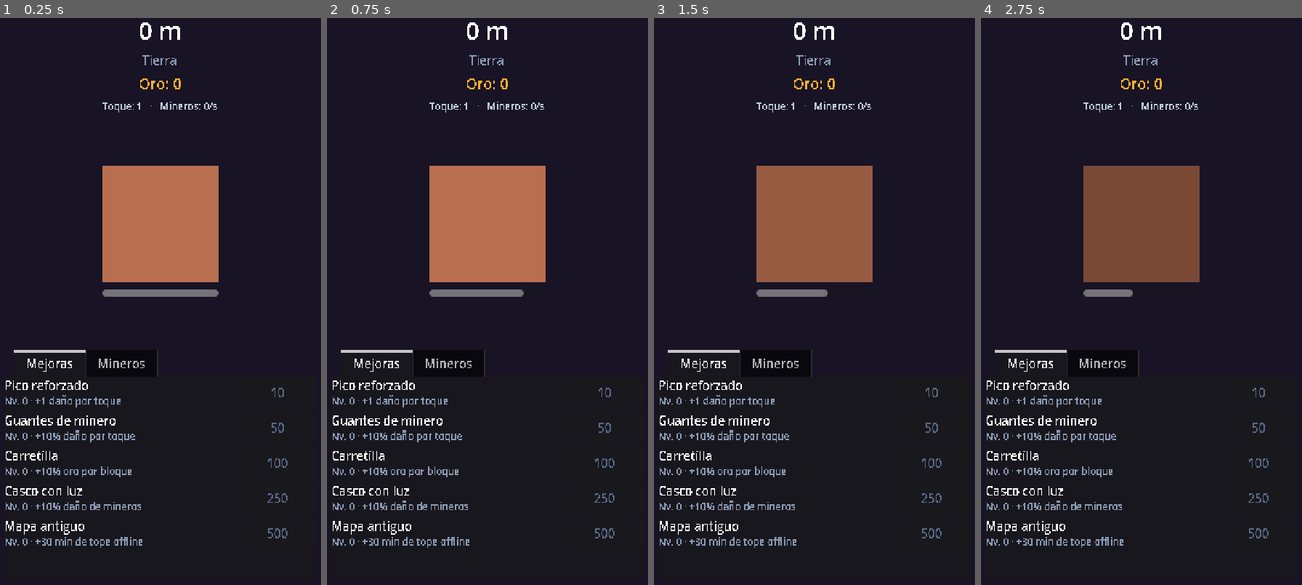
Above: before the commit, frames 1-4 (left to right).
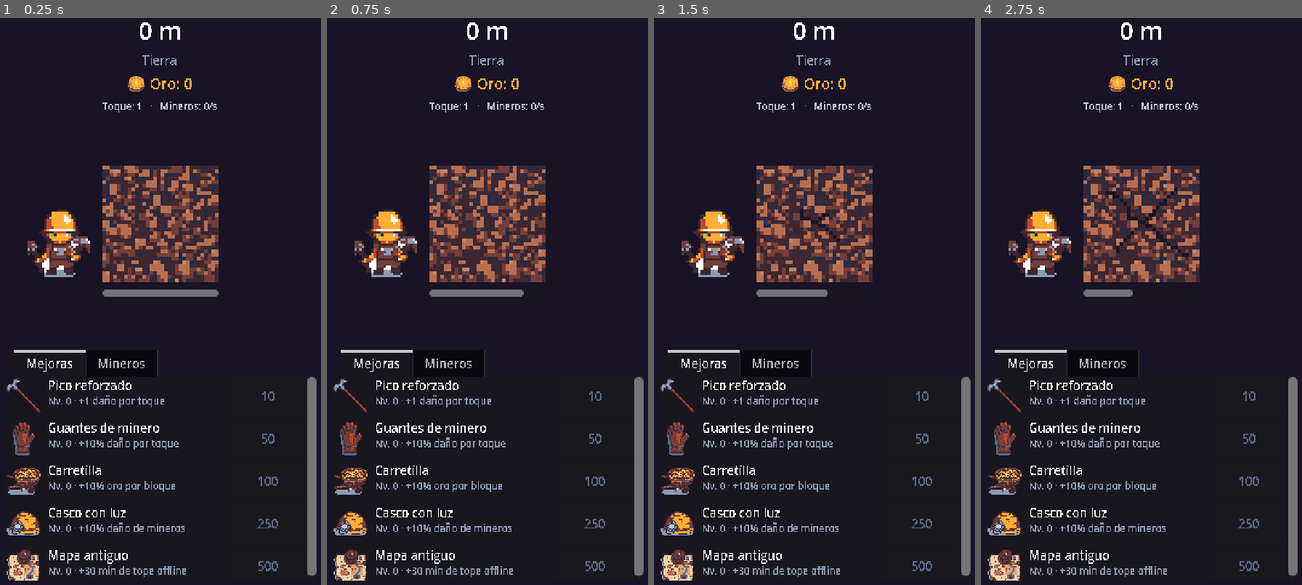
Above: after the commit, the same moments.

Repository: cyanpie/Profundidades
Game: Godot game, scene res://scenes/main.tscn
Same seed, same stepped clock (60 frames per second), same inputs: the game is played once before the commit and once after it.
Inputs (mouse positions are in pixels of both pictures, inside the frame that each line leads up to):
- Up to frame 1 (0.25 s): no input
- Up to frame 2 (0.75 s): click (487, 233) at 0.5 s
- Up to frame 3 (1.5 s): click (814, 233) at 1.25 s
- Up to frame 4 (2.75 s): click (1141, 233) at 2 s

The runs differ from the first frame. In frame 1, 13% of the frame differs, in the area x 1-99%, y 10-100%; in frame 2, 13%; in frame 3, 15%; in frame 4, 13%.

Commit message:
Integra los sprites en la pantalla principal y prueba que no falte ninguno
Co-Authored-By: Claude Opus 5.5 <noreply@anthropic.com>
Claude-Session: https://claude.ai/code/session_01P1cbReBVYHp7v2XSyyZ8Vc

Diff:
--- a/scripts/main.gd
+++ b/scripts/main.gd
@@ -1,10 +1,14 @@
 extends Control
-## Pantalla principal (GDD §9.1-9.3, §9.7). La UI se arma por código mientras el arte y
-## el diseño de interfaz son placeholders; se migrará a escenas cuando llegue el arte final.
+## Pantalla principal (GDD §9.1-9.3, §9.7). La UI se arma por código; los sprites salen de
+## assets/sprites (generados con tools/sprites). Si falta un sprite se usa un color de respaldo.
 
 const BLOCK_SIZE := 32
 const BLOCK_SCALE := 3
-## Oscurecimiento del bloque en sus 3 etapas de grieta (GDD §10: 3 etapas por bloque).
+const CHARACTER_SCALE := 2
+const SPRITES := "res://assets/sprites/"
+## Variantes de bloque por bioma (assets/sprites/blocks/<bioma>_<variante>.png).
+const BLOCK_VARIANTS: Array[String] = ["a", "b", "c"]
+## Oscurecimiento del color de respaldo en las 3 etapas de grieta (GDD §10).
 const CRACK_DARKEN: Array[float] = [0.0, 0.18, 0.34, 0.5]
 const MAX_FLOATING_LABELS := 12
 
@@ -12,7 +16,12 @@
 var _biome_label: Label
 var _gold_label: Label
 var _stats_label: Label
-var _block: ColorRect
+var _block: Control
+var _block_fallback: ColorRect
+var _block_texture: TextureRect
+var _crack: TextureRect
+var _crack_textures: Array[Texture2D] = []
+var _excavator: TextureRect
 var _block_holder: Control
 var _hp_bar: ProgressBar
 var _float_layer: Control
@@ -66,8 +75,12 @@
 	_depth_label.horizontal_alignment = HORIZONTAL_ALIGNMENT_CENTER
 	_biome_label = _label(root, 10, Color("#8b9bb4"))
 	_biome_label.horizontal_alignment = HORIZONTAL_ALIGNMENT_CENTER
-	_gold_label = _label(root, 12, Color("#feae34"))
-	_gold_label.horizontal_alignment = HORIZONTAL_ALIGNMENT_CENTER
+	var gold_row := HBoxContainer.new()
+	gold_row.alignment = BoxContainer.ALIGNMENT_CENTER
+	gold_row.add_theme_constant_override("separation", 3)
+	root.add_child(gold_row)
+	gold_row.add_child(_sprite("currency/oro.png", 1))
+	_gold_label = _label(gold_row, 12, Color("#feae34"))
 	_stats_label = _label(root, 8, Color("#c0cbdc"))
 	_stats_label.horizontal_alignment = HORIZONTAL_ALIGNMENT_CENTER
 
@@ -97,11 +110,28 @@
 	_block_holder.mouse_filter = Control.MOUSE_FILTER_IGNORE
 	column.add_child(_block_holder)
 
-	_block = ColorRect.new()
+	# El bloque es un contenedor: color de respaldo + sprite del bioma + capa de grietas.
+	_block = Control.new()
 	_block.size = Vector2(side, side)
 	_block.pivot_offset = Vector2(side, side) / 2.0
 	_block.mouse_filter = Control.MOUSE_FILTER_IGNORE
 	_block_holder.add_child(_block)
+	_block_fallback = ColorRect.new()
+	_block_fallback.size = Vector2(side, side)
+	_block_fallback.mouse_filter = Control.MOUSE_FILTER_IGNORE
+	_block.add_child(_block_fallback)
+	_block_texture = _sprite("", BLOCK_SCALE)
+	_block.add_child(_block_texture)
+	_crack = _sprite("", BLOCK_SCALE)
+	_block.add_child(_crack)
+	for i in range(1, 4):
+		_crack_textures.append(_load_texture("cracks/grieta_%d.png" % i))
+
+	# El excavador a la izquierda del bloque; da un saltito con cada toque.
+	_excavator = _sprite("characters/excavador.png", CHARACTER_SCALE)
+	_excavator.position = Vector2(-BLOCK_SIZE * CHARACTER_SCALE - 4, side - BLOCK_SIZE * CHARACTER_SCALE)
+	_excavator.pivot_offset = Vector2(BLOCK_SIZE, BLOCK_SIZE * 2) * CHARACTER_SCALE / 2.0
+	_block_holder.add_child(_excavator)
 
 	_hp_bar = ProgressBar.new()
 	_hp_bar.custom_minimum_size = Vector2(side, 6)
@@ -129,13 +159,13 @@
 	var upgrades_list := _scroll_list(tabs, tr("UI_TAB_UPGRADES"))
 	for def: Dictionary in GameState.upgrade_defs():
 		var id: String = def["id"]
-		_upgrade_rows[id] = _shop_row(upgrades_list, "UPG_" + id.to_upper(),
+		_upgrade_rows[id] = _shop_row(upgrades_list, "UPG_" + id.to_upper(), "upgrades/%s.png" % id,
 				func() -> void: GameState.buy_upgrade(id))
 
 	var miners_list := _scroll_list(tabs, tr("UI_TAB_MINERS"))
 	for def: Dictionary in GameState.miner_defs():
 		var id: String = def["id"]
-		_miner_rows[id] = _shop_row(miners_list, "MINER_" + id.to_upper(),
+		_miner_rows[id] = _shop_row(miners_list, "MINER_" + id.to_upper(), "characters/%s.png" % id,
 				func() -> void: GameState.buy_miner(id))
 
 
@@ -151,10 +181,12 @@
 	return list
 
 
-## Fila de la tienda: nombre + descripción/nivel a la izquierda, botón de compra con el costo.
-func _shop_row(parent: Control, key: String, on_buy: Callable) -> Dictionary:
+## Fila de la tienda: ícono, nombre + descripción/nivel y botón de compra con el costo.
+func _shop_row(parent: Control, key: String, icon_path: String, on_buy: Callable) -> Dictionary:
 	var row := HBoxContainer.new()
+	row.add_theme_constant_override("separation", 4)
 	parent.add_child(row)
+	row.add_child(_sprite(icon_path, 1))
 	var info := VBoxContainer.new()
 	info.size_flags_horizontal = Control.SIZE_EXPAND_FILL
 	info.add_theme_constant_override("separation", 0)
@@ -179,6 +211,30 @@
 	return l
 
 
+## TextureRect de un sprite a escala entera (nearest). Si el archivo no existe queda vacío.
+func _sprite(path: String, scale_factor: int) -> TextureRect:
+	var r := TextureRect.new()
+	r.texture = _load_texture(path) if not path.is_empty() else null
+	r.stretch_mode = TextureRect.STRETCH_SCALE
+	r.expand_mode = TextureRect.EXPAND_IGNORE_SIZE
+	var base := r.texture.get_size() if r.texture else Vector2(BLOCK_SIZE, BLOCK_SIZE)
+	r.custom_minimum_size = base * scale_factor
+	r.size = base * scale_factor
+	r.mouse_filter = Control.MOUSE_FILTER_IGNORE
+	return r
+
+
+func _load_texture(path: String) -> Texture2D:
+	var full := SPRITES + path
+	return load(full) if ResourceLoader.exists(full) else null
+
+
+func _block_texture_for(depth: int, biome_id: String) -> Texture2D:
+	# Variante pseudoaleatoria pero fija por metro: el mismo metro siempre se ve igual.
+	var index := posmod((depth * 1103515245 + 12345) >> 16, BLOCK_VARIANTS.size())
+	return _load_texture("blocks/%s_%s.png" % [biome_id, BLOCK_VARIANTS[index]])
+
+
 func _make_theme() -> Theme:
 	var t := Theme.new()
 	t.default_font_size = 10
@@ -196,12 +252,16 @@
 	var tween := create_tween()
 	_block.scale = Vector2(0.92, 0.92)
 	tween.tween_property(_block, "scale", Vector2.ONE, 0.08)
+	var hop := create_tween()
+	_excavator.scale = Vector2(1.1, 0.9)
+	hop.tween_property(_excavator, "scale", Vector2.ONE, 0.1)
 
 
 func _on_depth_changed() -> void:
 	_depth_label.text = tr("UI_DEPTH") % GameState.depth
 	var biome := GameState.biome()
 	_biome_label.text = tr(biome["name_key"])
+	_block_texture.texture = _block_texture_for(GameState.depth, biome["id"])
 	_on_block_changed()
 
 
@@ -215,7 +275,9 @@
 	_hp_bar.value = fraction
 	var stage := clampi(int((1.0 - fraction) * CRACK_DARKEN.size()), 0, CRACK_DARKEN.size() - 1)
 	var biome := GameState.biome()
-	_block.color = Color(biome["color"]).darkened(CRACK_DARKEN[stage])
+	_block_fallback.color = Color(biome["color"]).darkened(CRACK_DARKEN[stage])
+	_block_fallback.visible = _block_texture.texture == null
+	_crack.texture = _crack_textures[stage - 1] if stage > 0 else null
 
 
 func _on_block_broken(gold_gain: BigNum, _count: int) -> void:
--- a/tests/test_runner.gd
+++ b/tests/test_runner.gd
@@ -28,6 +28,7 @@
 	_test_game_state_flow()
 	_test_offline()
 	_test_save_roundtrip()
+	_test_sprites_present()
 	await _test_main_scene()
 
 
@@ -159,6 +160,31 @@
 	_check(GameState.dps.gt(BigNum.zero()), "recalcula derivados al cargar")
 	GameState.from_dict({})
 	_check(GameState.depth == 0 and GameState.block_hp_left.gt(BigNum.zero()), "tolera guardado vacío")
+
+
+# --- Sprites ---
+
+## Cada elemento del balance que el juego dibuja debe tener su sprite (GDD §10).
+func _test_sprites_present() -> void:
+	print("Sprites: presentes para todo lo que se dibuja")
+	var paths: Array[String] = ["characters/excavador.png", "currency/oro.png"]
+	for i in range(1, 4):
+		paths.append("cracks/grieta_%d.png" % i)
+	for biome: Dictionary in _bal["biomes"]:
+		for v: String in ["a", "b", "c"]:
+			paths.append("blocks/%s_%s.png" % [biome["id"], v])
+	for def: Dictionary in _bal["upgrades"]:
+		paths.append("upgrades/%s.png" % def["id"])
+	for def: Dictionary in _bal["miners"]:
+		paths.append("characters/%s.png" % def["id"])
+	for p in paths:
+		var full := "res://assets/sprites/" + p
+		var ok := ResourceLoader.exists(full)
+		_check(ok, "existe " + p)
+		if ok:
+			var tex: Texture2D = load(full)
+			var expected := 16 if p.begins_with("currency/") else 32
+			_check(tex.get_width() == expected and tex.get_height() == expected, "tamaño de " + p)
 
 
 # --- UI ---
Not shown, changed: README.md
